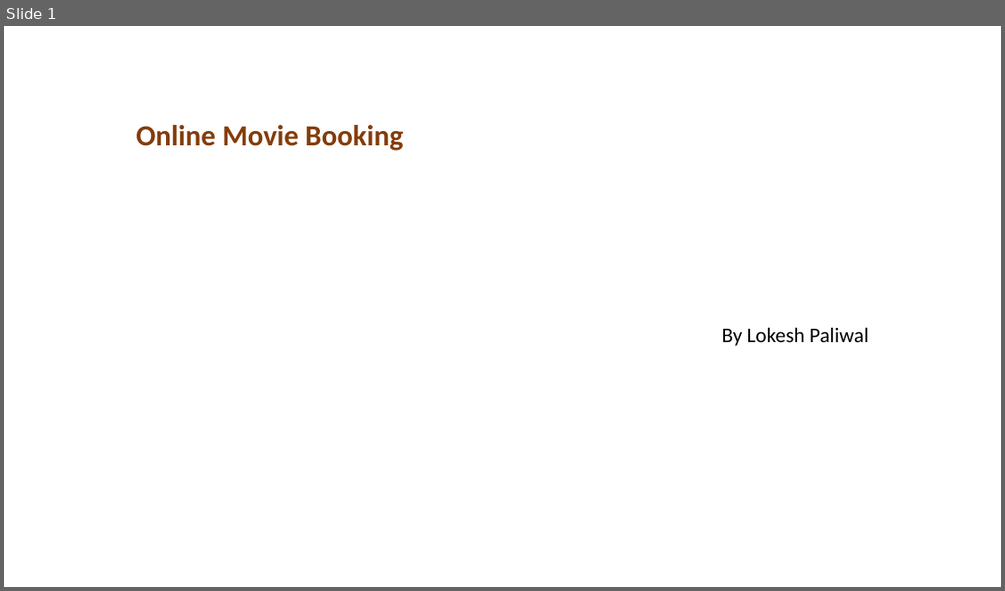
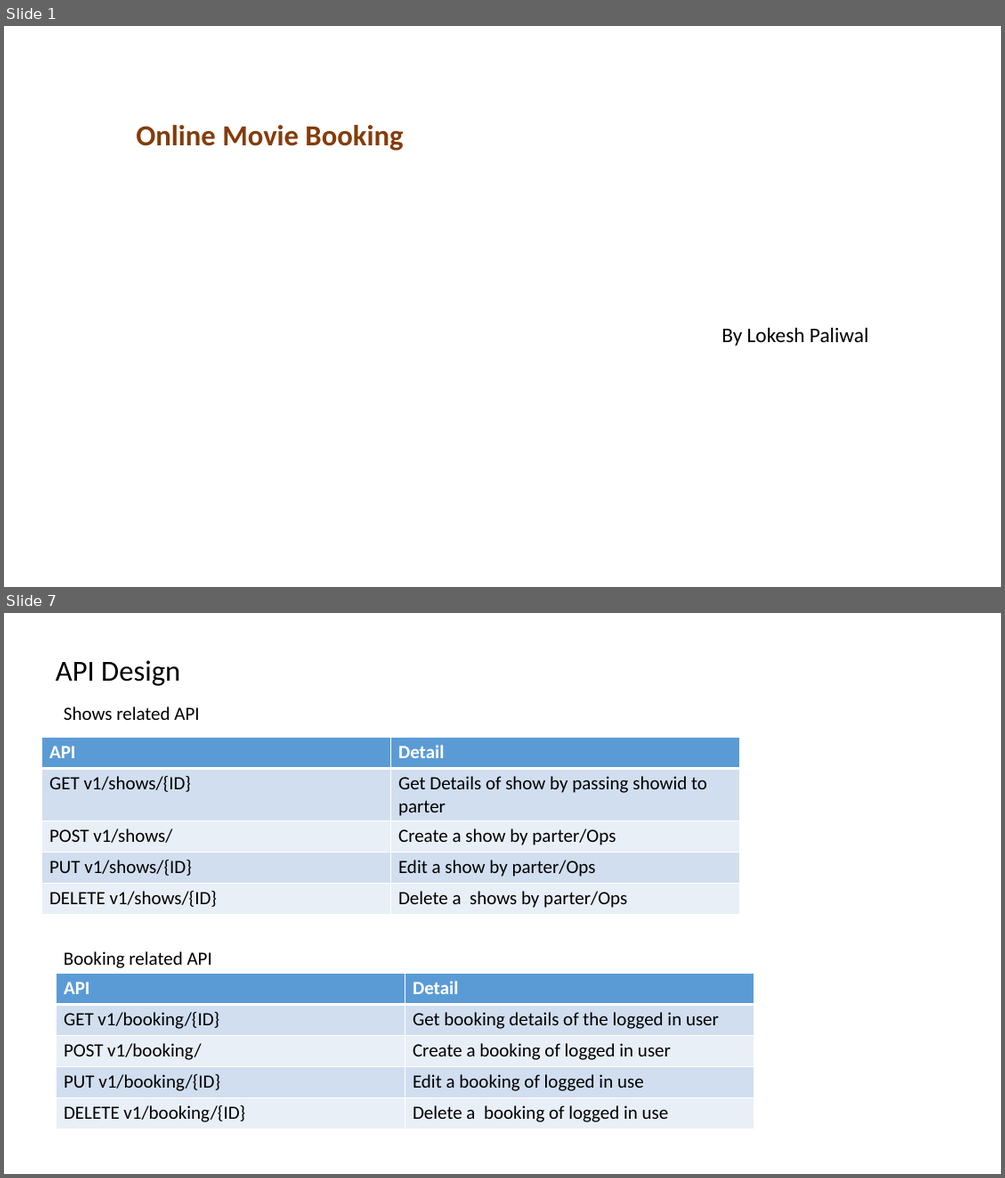
Before and after one commit to Lokesh7027/OnlineMovieBooking, a slide deck: Online Movie Booking.pptx. Shown one above the other, each under a label of ours: slide 1 before the commit, slides 1 and 7 after it; the slides between them are not shown. The pictures are 1005x591 and 1005x1178 pixels, drawn with LibreOffice and Linux fonts; fonts in the diff are those of the drawing. Boxes give left, top, right and bottom in pixels: in the first picture for what was removed or moved away, otherwise in the second. Text is boxed around its words. In the diff, an @@ line names an element or a change of style, - is before the commit and + after.

```diff
--- a/Online Movie Booking.pptx
+++ b/Online Movie Booking.pptx
@@ slide 7 added at [4,613,1001,1174], background #FFFFFF @@
@@ text added at [56,660,180,686], 28 pt, text #000000 @@
+API Design
@@ text added at [64,706,199,720], 18 pt, text #000000 @@
+Shows related API
@@ table added at [42,737,741,911], 5 rows, 2 columns @@
+API | Detail
+GET v1/shows/{ID} | Get Details of show by passing showid to parter
+POST v1/shows/ | Create a show by parter/Ops
+PUT v1/shows/{ID} | Edit a show by parter/Ops
+DELETE v1/shows/{ID} | Delete a shows by parter/Ops
@@ text added at [64,951,212,968], 18 pt, text #000000 @@
+Booking related API
@@ table added at [57,973,755,1128], 5 rows, 2 columns @@
+API | Detail
+GET v1/booking/{ID} | Get booking details of the logged in user
+POST v1/booking/ | Create a booking of logged in user
+PUT v1/booking/{ID} | Edit a booking of logged in use
+DELETE v1/booking/{ID} | Delete a booking of logged in use
```
Also in this commit, not shown: 3 slides changed, 2 other slides added.
